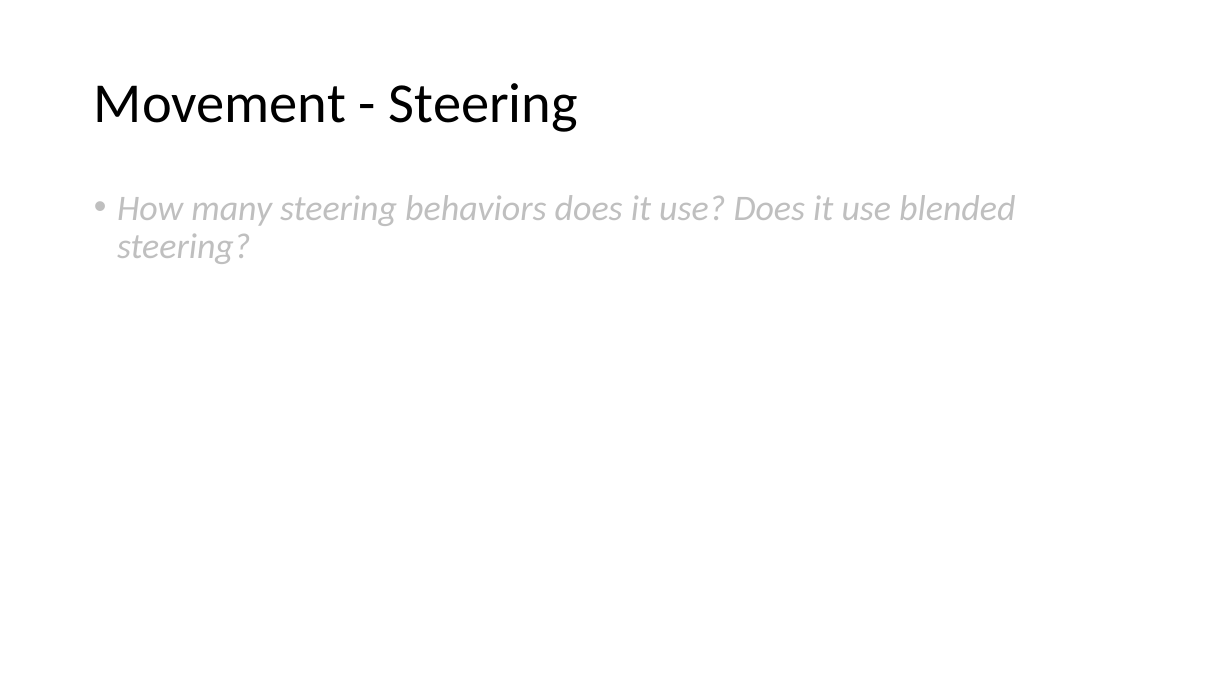
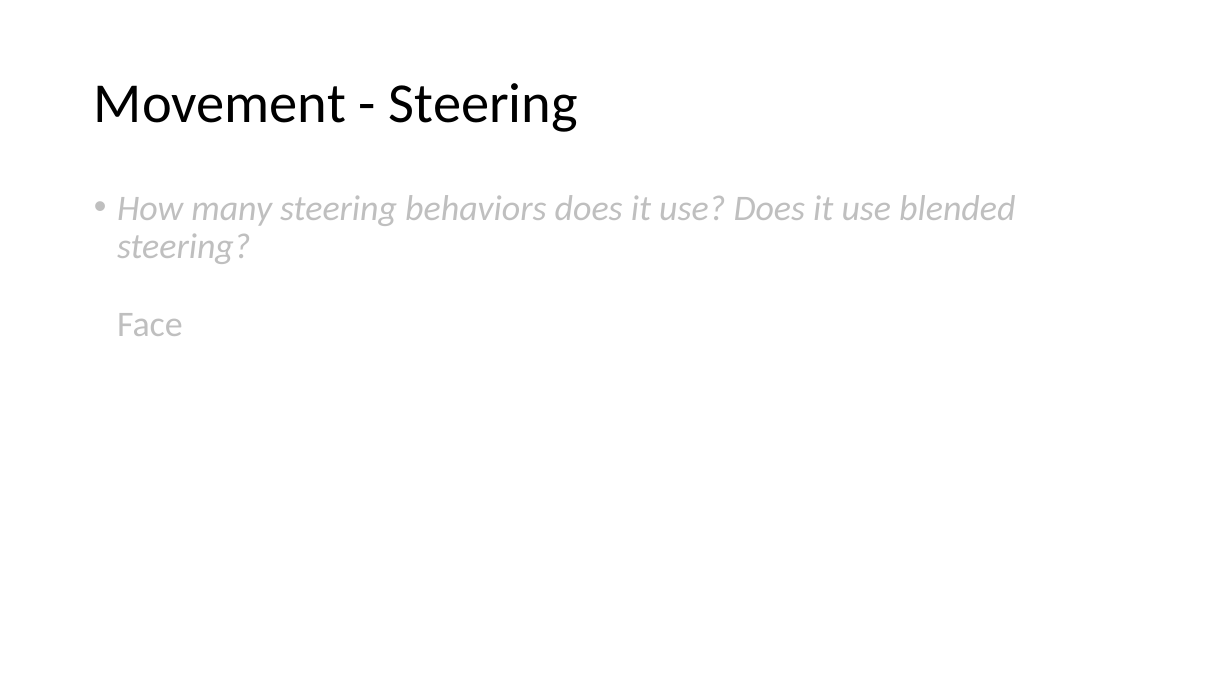
Before and after one commit to DAE-GD-2025-2026/gameai-zombie-Chloe-J1, a slide deck: slide 5 of GPP_ZombieAI_JonckheereChloe_2DAE18.pptx. Drawn at 1232x693 pixels with LibreOffice and Linux fonts; fonts in the diff are those of the drawing. Boxes give left, top, right and bottom in pixels: in the first picture for what was removed or moved away, otherwise in the second. Text is boxed around its words. In the diff, an @@ line names an element or a change of style, - is before the commit and + after.

```diff
--- a/GPP_ZombieAI_JonckheereChloe_2DAE18.pptx
+++ b/GPP_ZombieAI_JonckheereChloe_2DAE18.pptx
@@ text at [117,195,1015,336]: text changed @@
-• How many steering behaviors does it use? Does it use blended steering?
+• How many steering behaviors does it use? Does it use blended steering?
+  Face
```
Also in this commit, not shown: 2 other slides changed, 1 slide removed, 3 other files.
